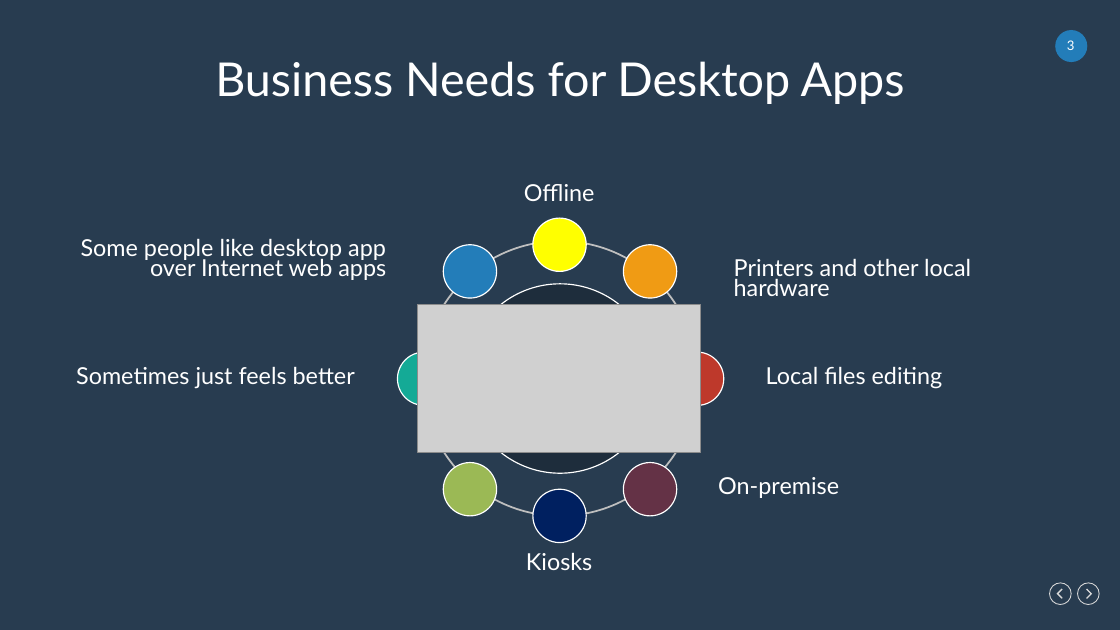
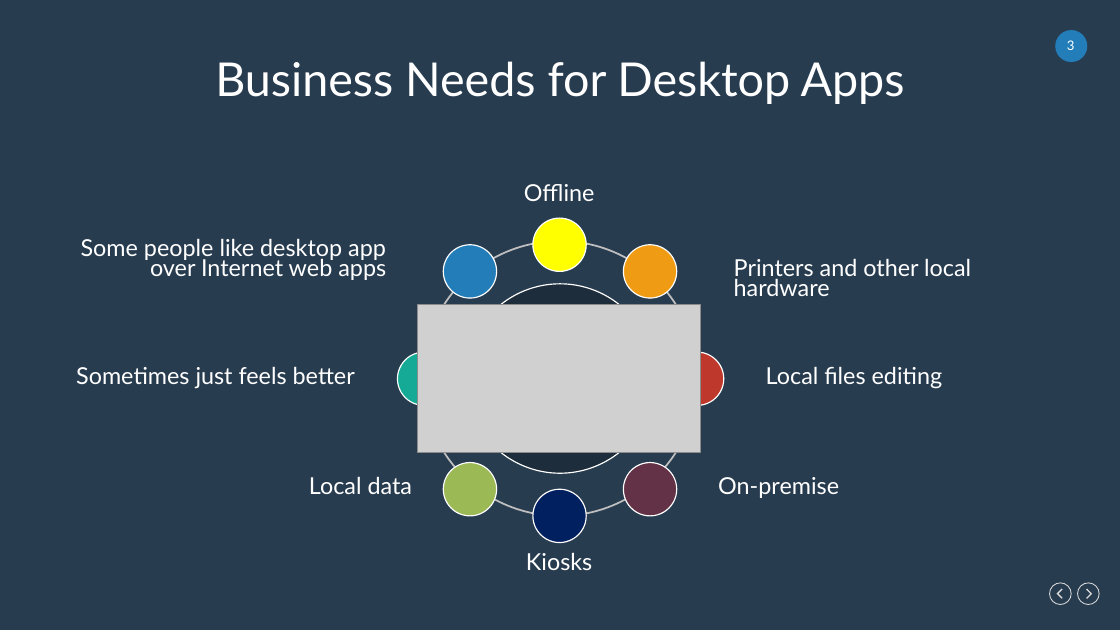
Before and after one commit to cwoodruff/electron_demos, a slide deck: slide 3 of Electron Desktop Development for Web Developers.pptx. Drawn at 1120x630 pixels with LibreOffice and Linux fonts; fonts in the diff are those of the drawing; grey boxes stand for pictures. Boxes give left, top, right and bottom in pixels: in the first picture for what was removed or moved away, otherwise in the second. Text is boxed around its words. In the diff, an @@ line names an element or a change of style, - is before the commit and + after.

```diff
--- a/Electron Desktop Development for Web Developers.pptx
+++ b/Electron Desktop Development for Web Developers.pptx
@@ text added at [309,477,413,494], 20 pt, text #FFFFFF @@
+Local data
```
Also in this commit, not shown: 7 other slides changed, 1 slide added.
